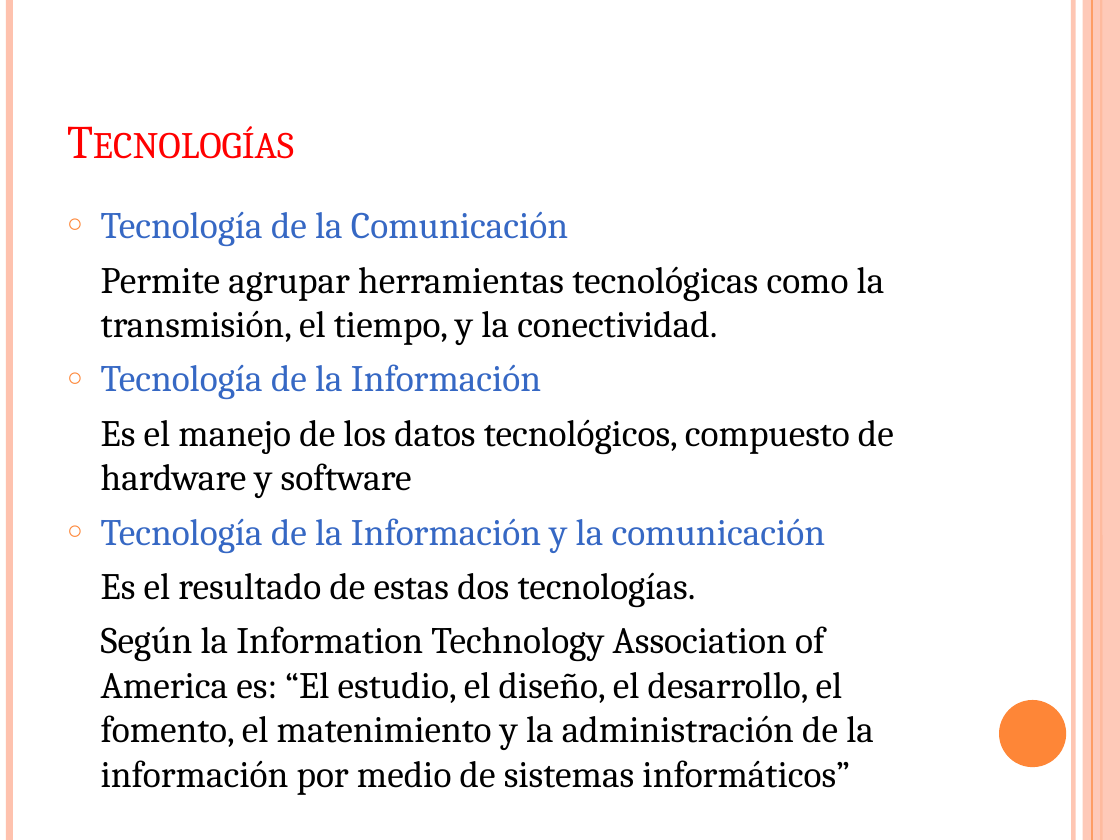
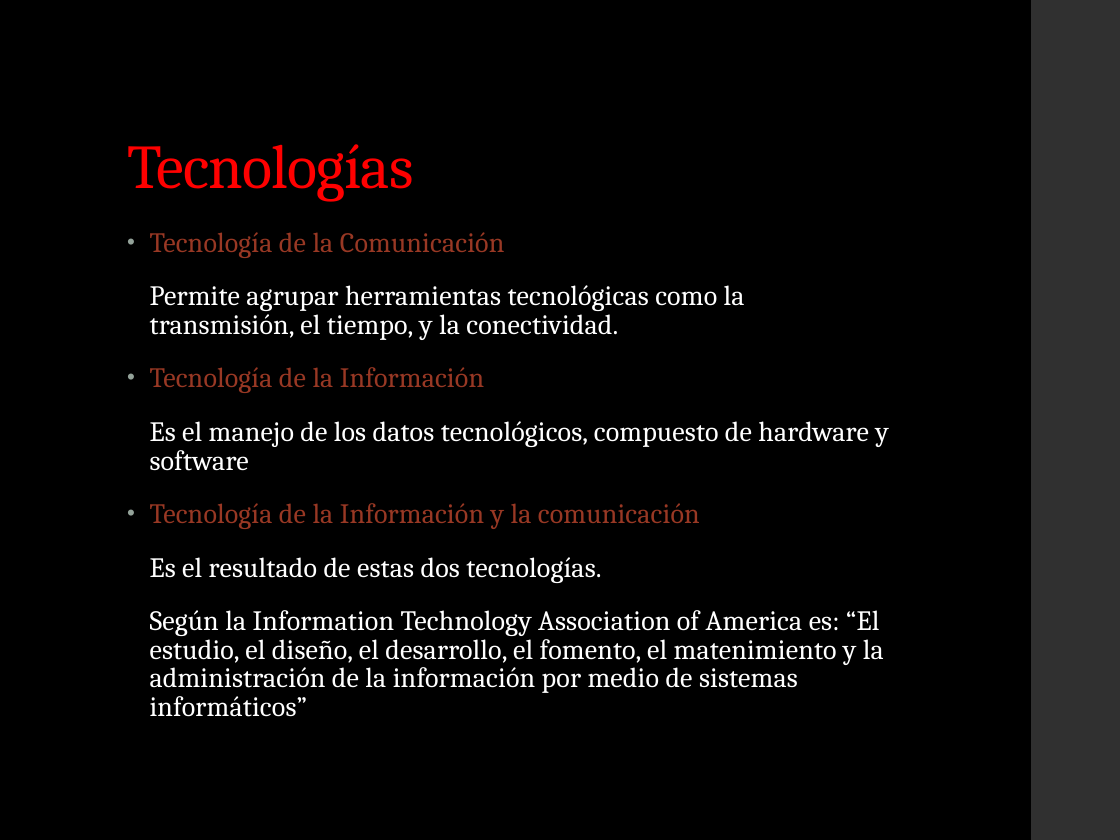
Before and after one commit to eric-vc/Feb-Jun19, a slide deck: slide 2 of Tehuipango/Tecnologías de la información y las comunicaciones/Material adicional/1.1.1 Conceptos.PPTX. Drawn at 1120x840 pixels with LibreOffice and Linux fonts; fonts in the diff are those of the drawing. Boxes give left, top, right and bottom in pixels: in the first picture for what was removed or moved away, otherwise in the second. Text is boxed around its words. In the diff, an @@ line names an element or a change of style, - is before the commit and + after.

```diff
--- a/Tehuipango/Tecnologías de la información y las comunicaciones/Material adicional/1.1.1 Conceptos.PPTX
+++ b/Tehuipango/Tecnologías de la información y las comunicaciones/Material adicional/1.1.1 Conceptos.PPTX
@@ background #FFFFFF to #000000 @@
@@ line removed from (9, 0) to (9, 840) @@
@@ rectangle: place and size @@
-rectangle at box(1083, 0, 1120, 840)
+rectangle at box(1032, 0, 1120, 840)
@@ rectangle at box(1032, 0, 1120, 840): fill #FEC3AE at 87% opacity to #303030 @@
@@ line removed from (1073, 0) to (1073, 840) @@
@@ line removed from (1092, 0) to (1092, 840) @@
@@ line removed from (1101, 0) to (1101, 840) @@
@@ title "Tecnologías": place and size @@
-title "Tecnologías" at box(56, 34, 971, 174)
+title "Tecnologías" at box(127, 144, 413, 202)
@@ title "Tecnologías" at box(127, 144, 413, 202): size 30 to 40 pt, letter spacing 0 to -0.5 pt, small capitals off; line spacing 1 to 0.9 @@
@@ text "Tecnología de la Comunicación": place and size @@
-text "Tecnología de la Comunicación" at box(101, 211, 894, 795)
+text "Tecnología de la Comunicación" at box(150, 232, 888, 717)
@@ text "Tecnología de la Comunicación" at box(150, 232, 888, 717): size 24 to 18 pt, letter spacing 0 to 0.1 pt; text colour #3668C4 to #983824 in "Tecnología de la Comunicación", "Tecnología de la Información", "Tecnología de la Información y la comunicación"; text colour #000000 to #FFFFFF in "Permite agrupar herramientas tecnológicas como la transmisió ...", "Es el manejo de los datos tecnológicos, ...", "Es el resultado de estas dos tecnologías.", "Según la Information Technology Association of America ..."; bullet ○ to •; line spacing 1 to 0.85; more space between paragraphs; bullet colour #FE8637 to #93A299; indent changed @@
@@ ellipse removed at box(999, 700, 1066, 767) @@
```
Also in this commit, not shown: 14 other slides changed, 3 slides added, 54 other files.
